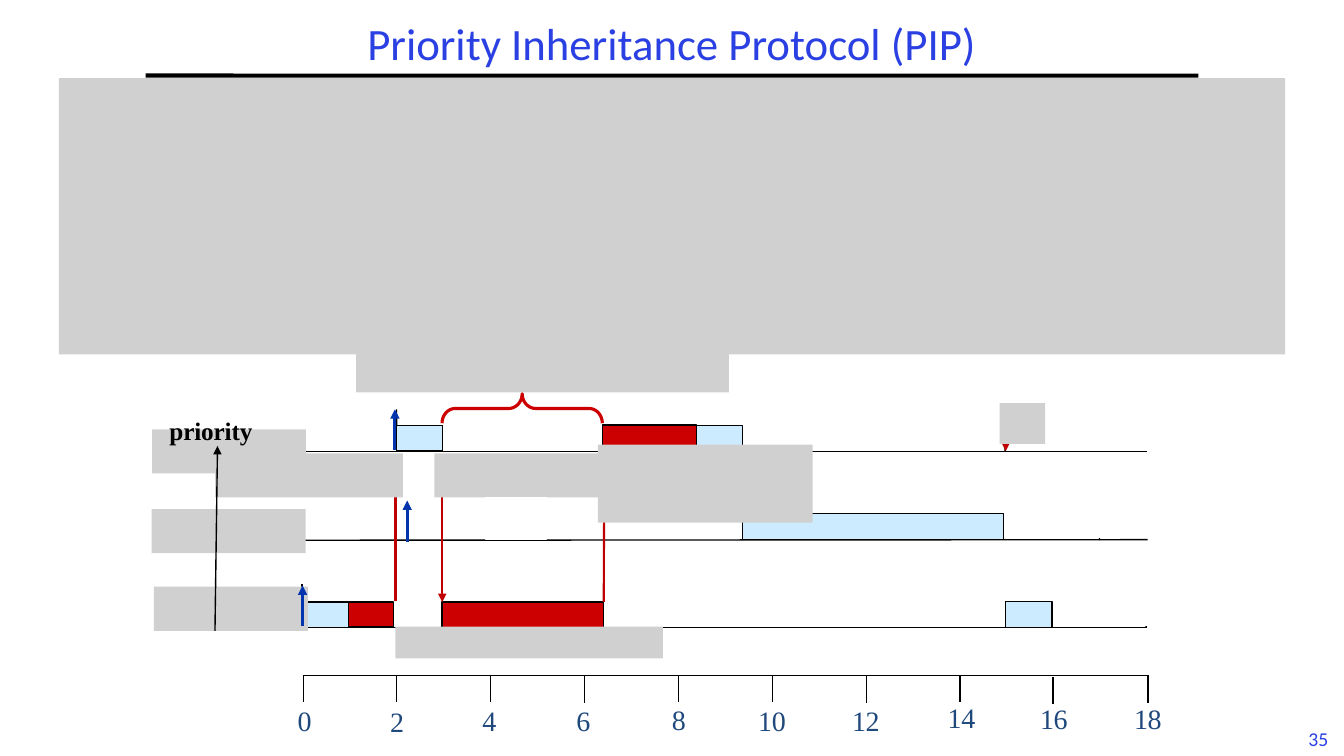
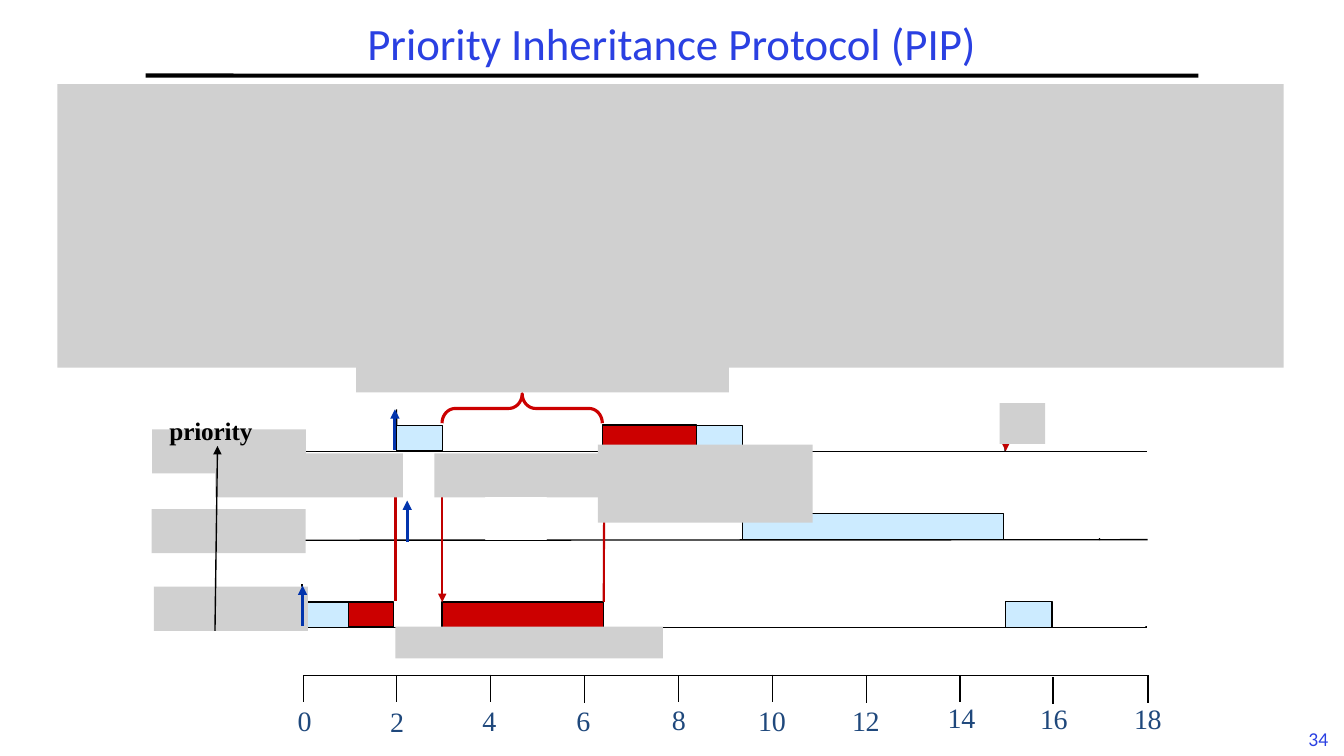
Before and after one commit to guhofstra/CSC256Fa25, a slide deck: slide 34 of PPTs/L6-RTScheduling II.pptx (slide 35 before the commit). Drawn at 1344x756 pixels with LibreOffice and Linux fonts; fonts in the diff are those of the drawing; grey boxes stand for pictures. Boxes give left, top, right and bottom in pixels: in the first picture for what was removed or moved away, otherwise in the second. Text is boxed around its words. In the diff, an @@ line names an element or a change of style, - is before the commit and + after.

```diff
--- a/PPTs/L6-RTScheduling II.pptx
+++ b/PPTs/L6-RTScheduling II.pptx
@@ picture: place and size @@
-picture at box(58, 78, 1286, 354)
+picture at box(57, 85, 1285, 368)
@@ page number at box(1308, 733, 1328, 746): text changed @@
-35
+34
```
Also in this commit, not shown: 4 other slides changed, 1 slide removed, 3 other files.
